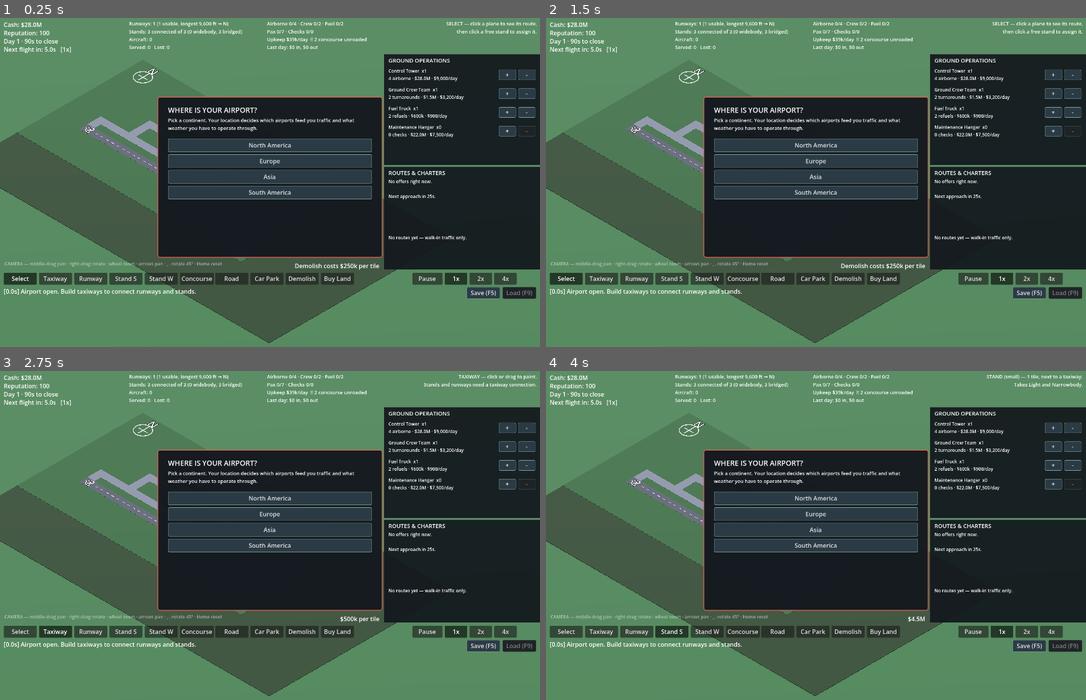
Above: before the commit, frames 1-4 (two rows, left to right).
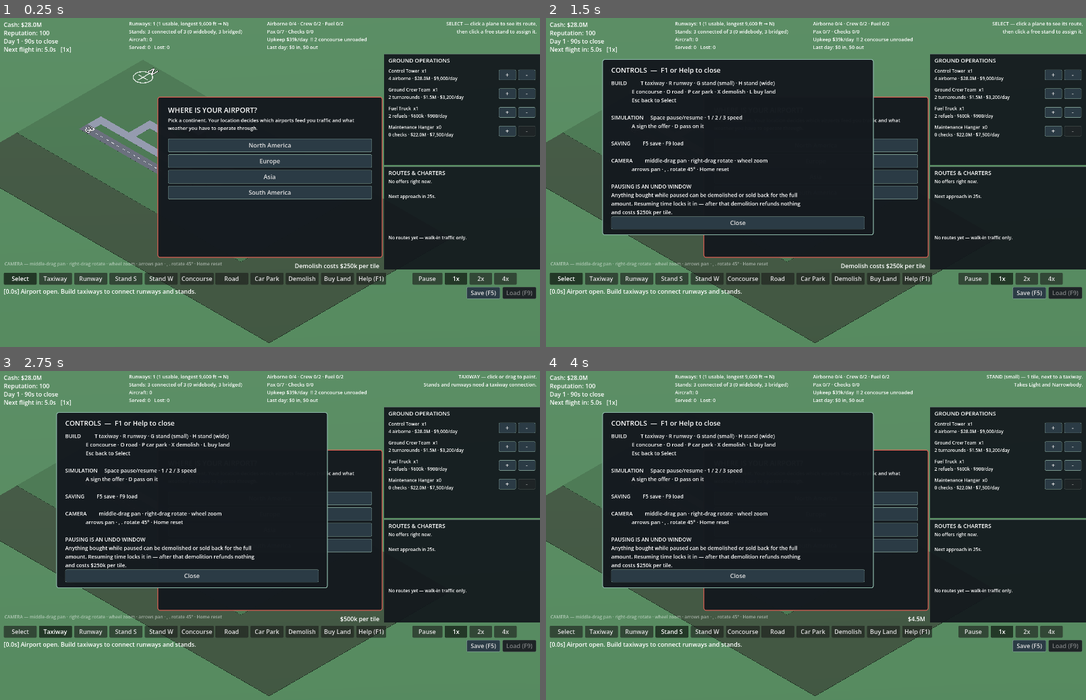
Above: after the commit, the same moments.

Repository: gerp93/airport
Game: Godot game, scene res://Main.tscn
Two runs of this game, one before a commit and one after it. Both use one fixed random seed, a clock stepped at 60 frames per second and the inputs below.
Inputs (mouse positions are in pixels of both pictures, inside the frame that each line leads up to):
- Up to frame 1 (0.25 s): no input
- Up to frame 2 (1.5 s): click (918, 277) at 0.5 s, where only the run after the commit has a clickable "Help (F1)"; click "Select" at 1.25 s
- Up to frame 3 (2.75 s): click "Taxiway" at 2 s
- Up to frame 4 (4 s): click "Runway" at 2.75 s; click "Stand S" at 3.5 s

The runs differ from the first frame. In frame 1, 0.2% of the frame differs, in the area x 66-72%, y 77-82%; in frame 2, 21%, in the area x 10-72%, y 12-82%; in frame 3, 21%; in frame 4, 21%.

Commit message:
Add facility tooltips and an F1 help overlay
Facilities showed cost and upkeep but never said what they actually
gate — a Control Tower reading "4 airborne" does not explain that
exceeding it turns flights away. Each entry gains a `desc`, surfaced as
a tooltip on the row label and both buttons.

Label defaults to MOUSE_FILTER_IGNORE, which swallows tooltips entirely,
so the row labels are switched to MOUSE_FILTER_STOP. Without that the
text is set and never shown.

The help overlay (F1, or the new Help button in the toolbar's one free
slot) lists build tools, simulation keys, saving, camera, and an
explanation of the pause-as-undo-window rule, which is otherwise
discoverable only by reading the demolish hint.

Its camera section is generated from Render3D.CAMERA_HINT — extracted to
a constant and now shared with the on-screen hint, so the two listings
cannot drift apart as bindings change.

Verified: balance run 0 errors, 0 gridlocked, 0 towed, 29 turnarounds,
0 bbcode tags in stdout; tool sweep clean.

Co-Authored-By: Claude Sonnet 5 <noreply@anthropic.com>

Diff:
--- a/Main.gd
+++ b/Main.gd
@@ -102,18 +102,22 @@
 	{
 		"key": "tower", "name": "Control Tower", "cost": 28_000_000,
 		"upkeep": 9_000, "per_unit": 4, "unit": "airborne",
+		"desc": "Caps how many aircraft may be airborne at once. Past the cap, inbound flights are turned away and cost reputation.",
 	},
 	{
 		"key": "crew", "name": "Ground Crew Team", "cost": 1_500_000,
 		"upkeep": 3_200, "per_unit": 2, "unit": "turnarounds",
+		"desc": "Caps simultaneous turnarounds. A landed aircraft sits at its stand until a crew frees up.",
 	},
 	{
 		"key": "fuel", "name": "Fuel Truck", "cost": 600_000,
 		"upkeep": 900, "per_unit": 2, "unit": "refuels",
+		"desc": "Caps simultaneous refuels. A turnaround needs a crew AND a truck, so the scarcer of the two is what limits you.",
 	},
 	{
 		"key": "mech", "name": "Maintenance Hangar", "cost": 22_000_000,
 		"upkeep": 7_500, "per_unit": 1, "unit": "checks",
+		"desc": "Lets you handle aircraft due a maintenance check. Without a hangar they divert, costing reputation.",
 	},
 ]
 const START_FACILITIES := {"tower": 1, "crew": 1, "fuel": 1, "mech": 0}
@@ -257,6 +261,7 @@
 var closure_banner: Panel
 var closure_label: Label
 
+var help_panel: Panel
 var confirm_panel: Panel
 var confirm_label: Label
 var confirm_pending := false
@@ -313,6 +318,8 @@
 	_refresh_save_buttons()
 	_build_closure_banner()
 	_build_confirm_dialog()
+	_build_help_panel()
+	$UI/HelpBtn.pressed.connect(_toggle_help)
 
 	# Godot's default Button style nearly vanishes on a dark panel, so the sidebar
 	# controls get an explicit one.
@@ -463,6 +470,93 @@
 	_confirm_action = Callable()
 	confirm_pending = false
 	confirm_panel.visible = false
+
+
+# --- help overlay ---
+
+func _build_help_panel() -> void:
+	help_panel = Panel.new()
+	var style := StyleBoxFlat.new()
+	style.bg_color = Color(0.08, 0.1, 0.12, 0.98)
+	style.border_color = Color(0.55, 0.72, 0.66)
+	style.border_width_left = 2
+	style.border_width_top = 2
+	style.border_width_right = 2
+	style.border_width_bottom = 2
+	style.corner_radius_top_left = 6
+	style.corner_radius_top_right = 6
+	style.corner_radius_bottom_left = 6
+	style.corner_radius_bottom_right = 6
+	help_panel.add_theme_stylebox_override("panel", style)
+	help_panel.position = Vector2(150, 110)
+	help_panel.size = Vector2(724, 470)
+	help_panel.visible = false
+	$UI.add_child(help_panel)
+
+	var title := Label.new()
+	title.position = Vector2(24, 16)
+	title.size = Vector2(676, 26)
+	title.add_theme_font_size_override("font_size", 18)
+	title.text = "CONTROLS  —  F1 or Help to close"
+	help_panel.add_child(title)
+
+	var body := Label.new()
+	body.position = Vector2(24, 54)
+	body.size = Vector2(676, 356)
+	body.add_theme_font_size_override("font_size", 14)
+	body.text = _help_text()
+	help_panel.add_child(body)
+
+	var close := Button.new()
+	close.position = Vector2(24, 420)
+	close.size = Vector2(676, 34)
+	close.focus_mode = Control.FOCUS_NONE
+	close.text = "Close"
+	close.pressed.connect(_toggle_help)
+	_style_button(close)
+	help_panel.add_child(close)
+
+
+func _help_text() -> String:
+	# Camera lines come from Render3D's own hint string, so the two cannot drift
+	# apart as bindings change.
+	return "\n".join([
+		"BUILD          T taxiway · R runway · G stand (small) · H stand (wide)",
+		"               E concourse · O road · P car park · X demolish · L buy land",
+		"               Esc back to Select",
+		"",
+		"SIMULATION     Space pause/resume · 1 / 2 / 3 speed",
+		"               A sign the offer · D pass on it",
+		"",
+		"SAVING         F5 save · F9 load",
+		"",
+		"CAMERA         " + _wrap_hint(Render3D.CAMERA_HINT),
+		"",
+		"PAUSING IS AN UNDO WINDOW",
+		"Anything bought while paused can be demolished or sold back for the full",
+		"amount. Resuming time locks it in — after that demolition refunds nothing",
+		"and costs " + money_str(COST_DEMOLISH_TILE) + " per tile.",
+	])
+
+
+# Three bindings per line. One per line made the camera block taller than the
+# rest of the sheet combined.
+func _wrap_hint(hint: String) -> String:
+	var parts := hint.split(" · ")
+	var lines := PackedStringArray()
+	var row := PackedStringArray()
+	for part in parts:
+		row.append(part)
+		if row.size() == 3:
+			lines.append(" · ".join(row))
+			row = PackedStringArray()
+	if row.size() > 0:
+		lines.append(" · ".join(row))
+	return "\n               ".join(lines)
+
+
+func _toggle_help() -> void:
+	help_panel.visible = not help_panel.visible
 
 
 # --- pause ledger ---
@@ -1993,6 +2087,9 @@
 	# Save/load stay available after a shutdown so a bad run can be rolled back.
 	if event is InputEventKey and event.pressed and not event.echo:
 		match event.keycode:
+			KEY_F1:
+				_toggle_help()
+				return
 			KEY_F5:
 				save_game()
 				return
@@ -2354,6 +2451,17 @@
 		]
 		$UI/FacilityPanel.get_node("Row%dBuy" % i).disabled = money < int(f["cost"])
 		$UI/FacilityPanel.get_node("Row%dSell" % i).disabled = n <= 0
+
+		# Label defaults to MOUSE_FILTER_IGNORE, which swallows the tooltip
+		# entirely — without this the text is set but never shown.
+		var tip: String = "%s\n\n%s\n\nEach unit: +%d %s · %s to buy · %s/day" % [
+			f["name"], f["desc"], int(f["per_unit"]), f["unit"],
+			money_str(f["cost"]), money_str(f["upkeep"]),
+		]
+		lbl.mouse_filter = Control.MOUSE_FILTER_STOP
+		lbl.tooltip_text = tip
+		$UI/FacilityPanel.get_node("Row%dBuy" % i).tooltip_text = tip
+		$UI/FacilityPanel.get_node("Row%dSell" % i).tooltip_text = tip
 
 
 func _update_route_ui() -> void:
--- a/Main.tscn
+++ b/Main.tscn
@@ -195,6 +195,14 @@
 button_group = SubResource("ButtonGroup_tools")
 text = "Buy Land"
 
+[node name="HelpBtn" type="Button" parent="UI"]
+offset_left = 950.0
+offset_top = 680.0
+offset_right = 1030.0
+offset_bottom = 712.0
+focus_mode = 0
+text = "Help (F1)"
+
 [node name="ToolInfoLabel" type="Label" parent="UI"]
 offset_left = 640.0
 offset_top = 650.0
--- a/Render3D.gd
+++ b/Render3D.gd
@@ -82,6 +82,9 @@
 const RUNWAY_WIDTH_TILES := 1.2
 const ROAD_WIDTH_TILES := 0.34
 
+# Shared with Main's help overlay so the two listings cannot drift apart.
+const CAMERA_HINT := "middle-drag pan · right-drag rotate · wheel zoom · arrows pan · , . rotate 45° · Home reset"
+
 var grid
 
 var _cam: Camera3D
@@ -131,7 +134,7 @@
 	_hint.position = Vector2(12, 648)
 	_hint.add_theme_font_size_override("font_size", 12)
 	_hint.add_theme_color_override("font_color", Color(1, 1, 1, 0.5))
-	_hint.text = "CAMERA — middle-drag pan · right-drag rotate · wheel zoom · arrows pan · , . rotate 45° · Home reset"
+	_hint.text = "CAMERA — " + CAMERA_HINT
 	layer.add_child(_hint)
 
 
